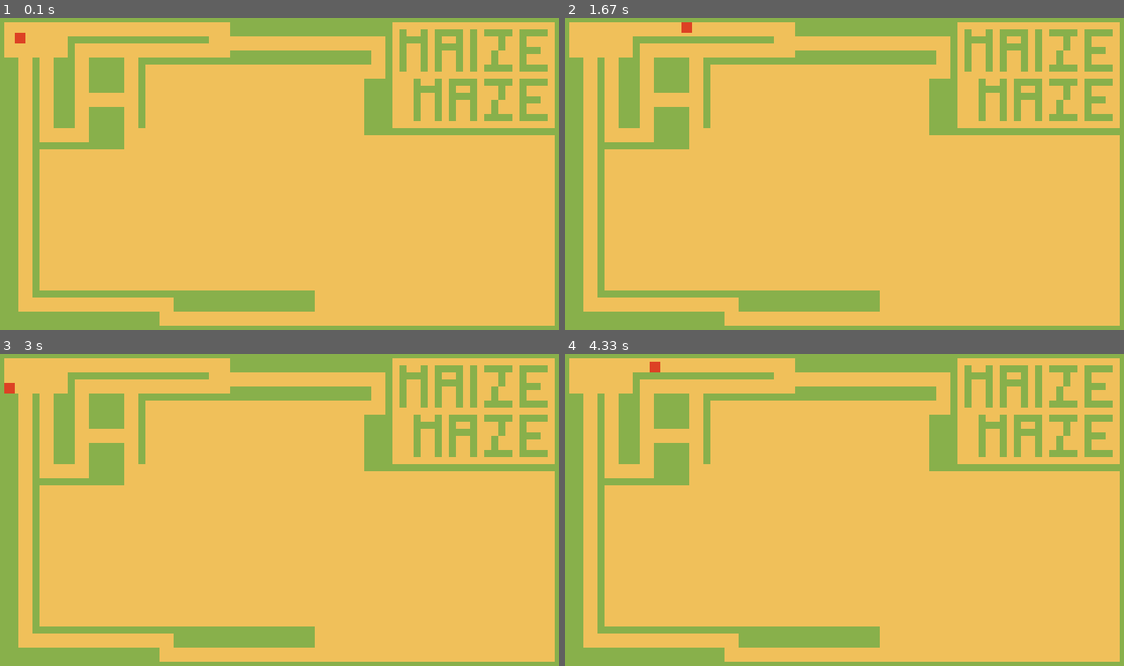
Above: before the commit, frames 1-4 (two rows, left to right).
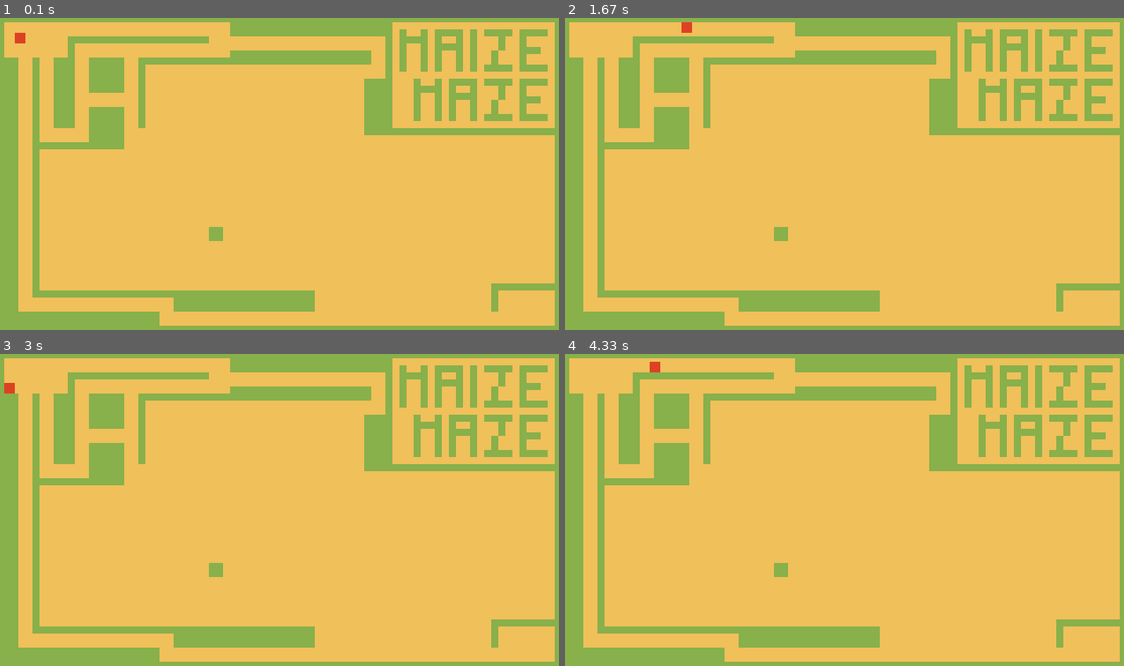
Above: after the commit, the same moments.

Repository: UCHMS19-20/final-project-wfelcone
Game: pygame game, started from src/game_here.py
Two runs of this game, one before a commit and one after it. Both use one fixed random seed, a clock stepped at 60 frames per second and the inputs below.
Inputs:
- Up to frame 1 (0.1 s): no input
- Up to frame 2 (1.67 s): hold Right 0.33-0.8 s; hold Up 0.83-1.13 s; hold Right 1.17-1.63 s
- Up to frame 3 (3 s): hold Left 1.67-2.2 s; hold Down 2.23-2.53 s; hold Left 2.57-2.97 s
- Up to frame 4 (4.33 s): hold Up 3-3.37 s; hold Right 3.4-4.03 s; hold Down from 4.07 s (still down)

The runs differ from the first frame. In frame 1, 0.5% of the frame differs, in the area x 37-100%, y 66-95%; in frame 2, 0.5%; in frame 3, 0.5%; in frame 4, 0.5%.

Commit message:
added more walls

Diff:
--- a/src/game_here.py
+++ b/src/game_here.py
@@ -178,6 +178,18 @@
 all_sprite_list.add(wall)
 
 wall = Wall(520, 90, 30, 80)
+wall_list.add(wall)
+all_sprite_list.add(wall)
+
+wall = Wall(700, 380, 90, 10)
+wall_list.add(wall)
+all_sprite_list.add(wall)
+
+wall = Wall(700, 380, 10, 40)
+wall_list.add(wall)
+all_sprite_list.add(wall)
+
+wall = Wall(300, 300, 20, 20)
 wall_list.add(wall)
 all_sprite_list.add(wall)
 #---Letters-----------------------------------------------
